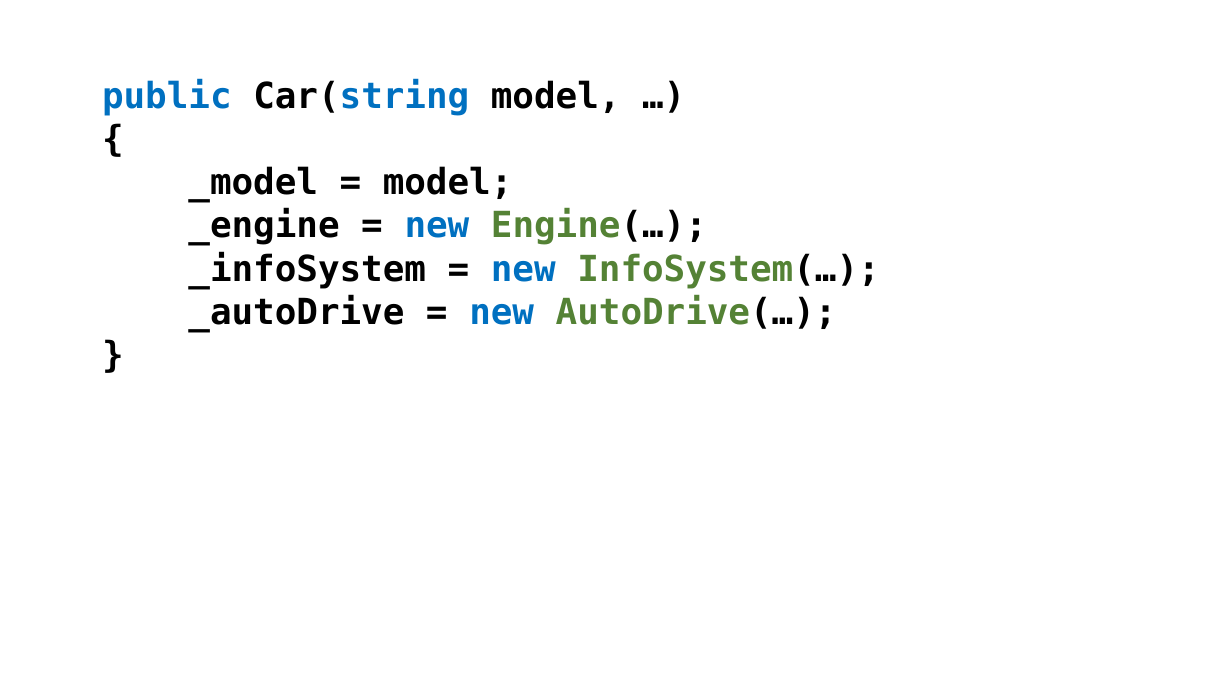
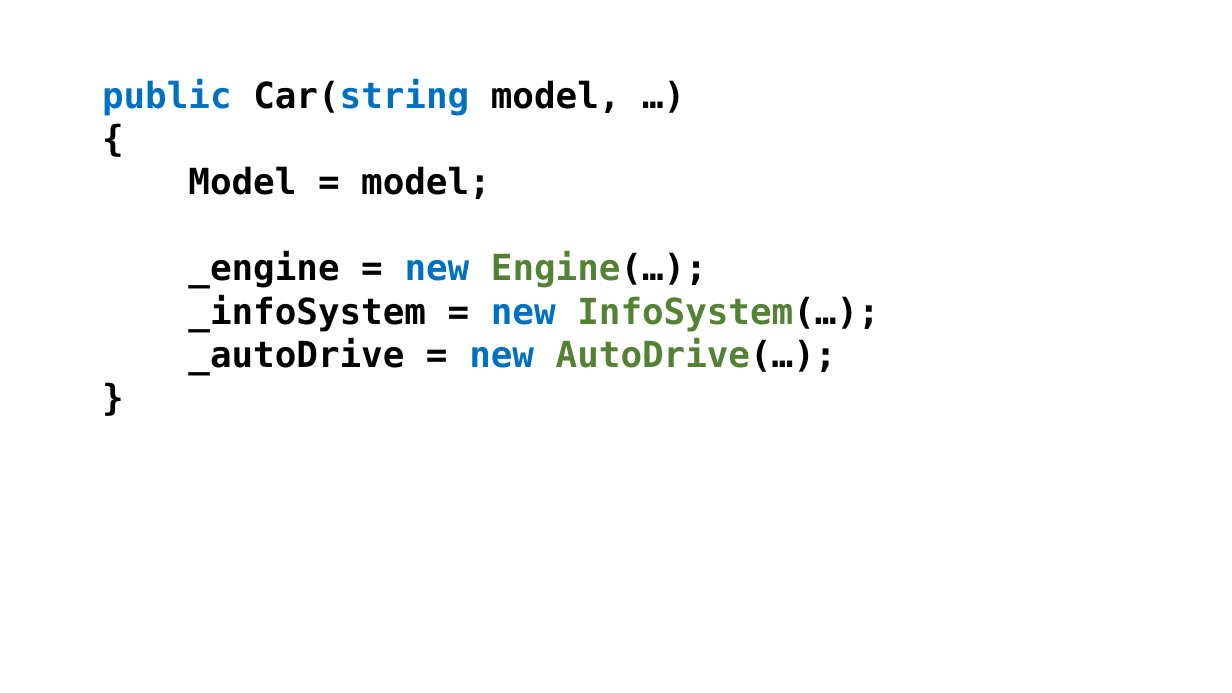
Before and after one commit to perslaursen/OOProg22, a slide deck: slide 6 of Chap/OOProg01/Presentations/ClassCollaboration.pptx. Drawn at 1232x693 pixels with LibreOffice and Linux fonts; fonts in the diff are those of the drawing. Boxes give left, top, right and bottom in pixels: in the first picture for what was removed or moved away, otherwise in the second. Text is boxed around its words. In the diff, an @@ line names an element or a change of style, - is before the commit and + after.

```diff
--- a/Chap/OOProg01/Presentations/ClassCollaboration.pptx
+++ b/Chap/OOProg01/Presentations/ClassCollaboration.pptx
@@ text at (x1=188, y1=166, x2=491, y2=199): text changed @@
-_model = model;
+Model = model;
```
Also in this commit, not shown: 2 other slides changed, 20 other files.
